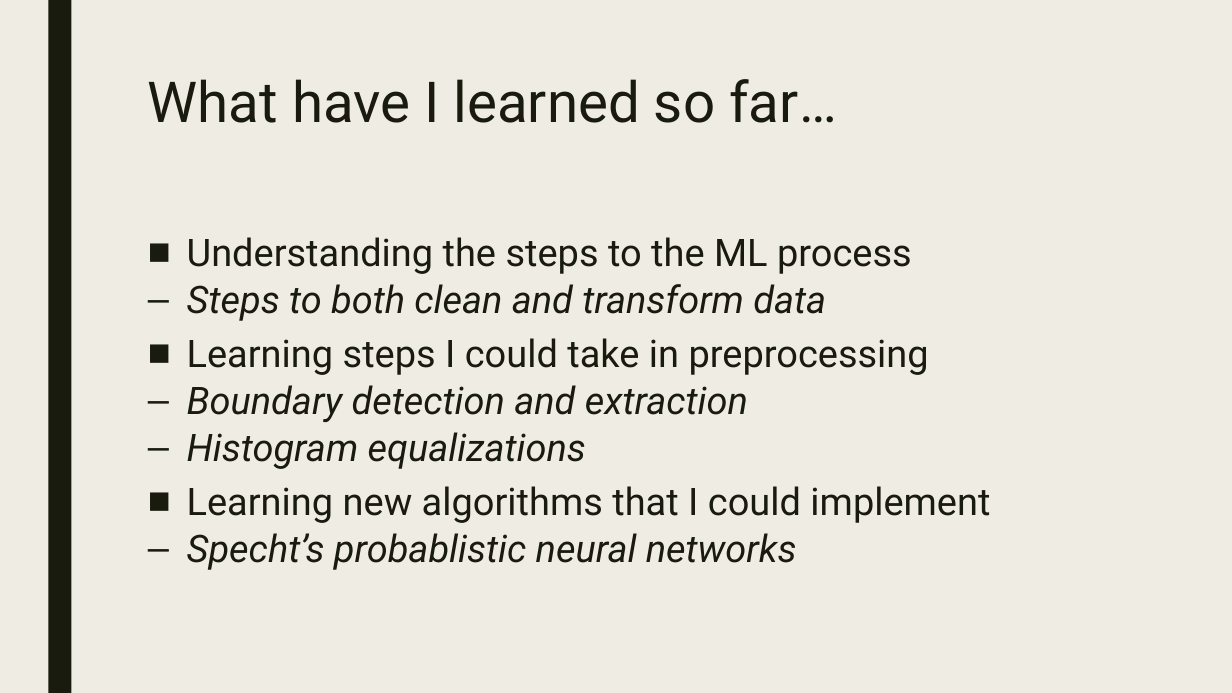
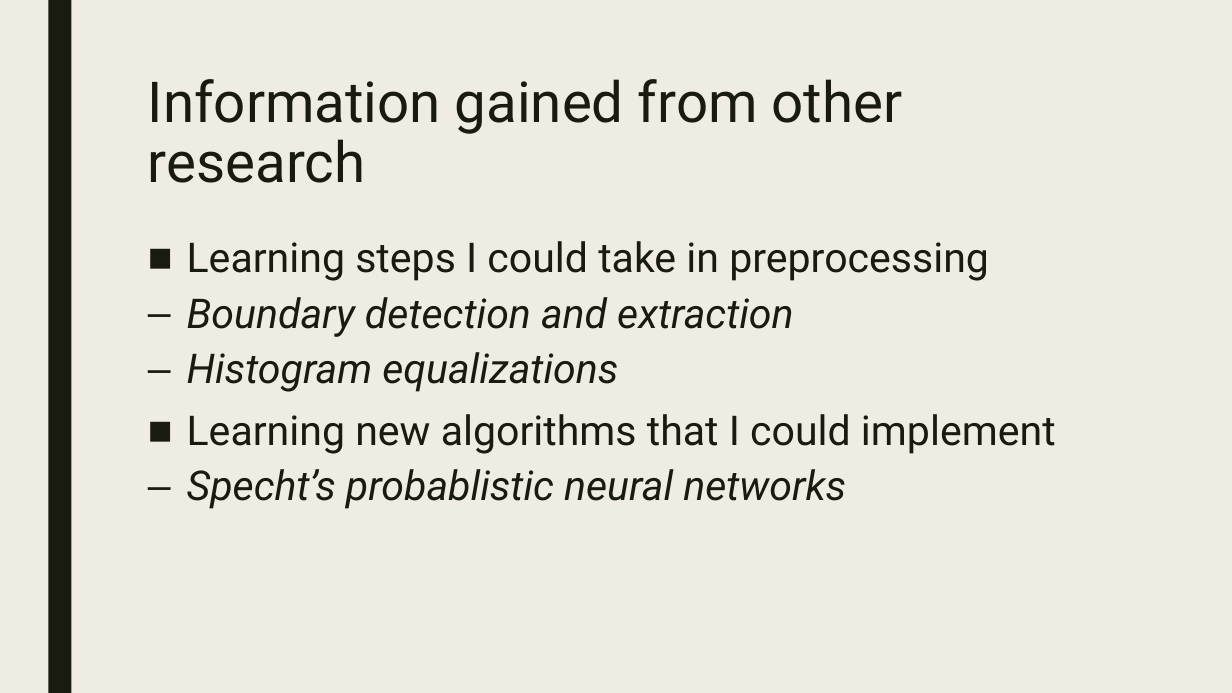
Before and after one commit to keerats7/Research, a slide deck: slide 8 of ProgressReport.pptx (slide 6 before the commit). Drawn at 1232x693 pixels with LibreOffice and Linux fonts; fonts in the diff are those of the drawing. Boxes give left, top, right and bottom in pixels: in the first picture for what was removed or moved away, otherwise in the second. Text is boxed around its words. In the diff, an @@ line names an element or a change of style, - is before the commit and + after.

```diff
--- a/ProgressReport.pptx
+++ b/ProgressReport.pptx
@@ title at [148,79,903,183]: text changed @@
-What have I learned so far…
+Information gained from other research
@@ text "Learning steps I could take ..." at [187,241,1056,509]: size 29.6 to 32 pt; line spacing 0.84 to 0.94 @@
@@ text at [187,237,912,321]: paragraphs removed @@
-■ Understanding the steps to the ML process
-  – Steps to both clean and transform data
```
Also in this commit, not shown: 7 slides added, 2 slides removed.
